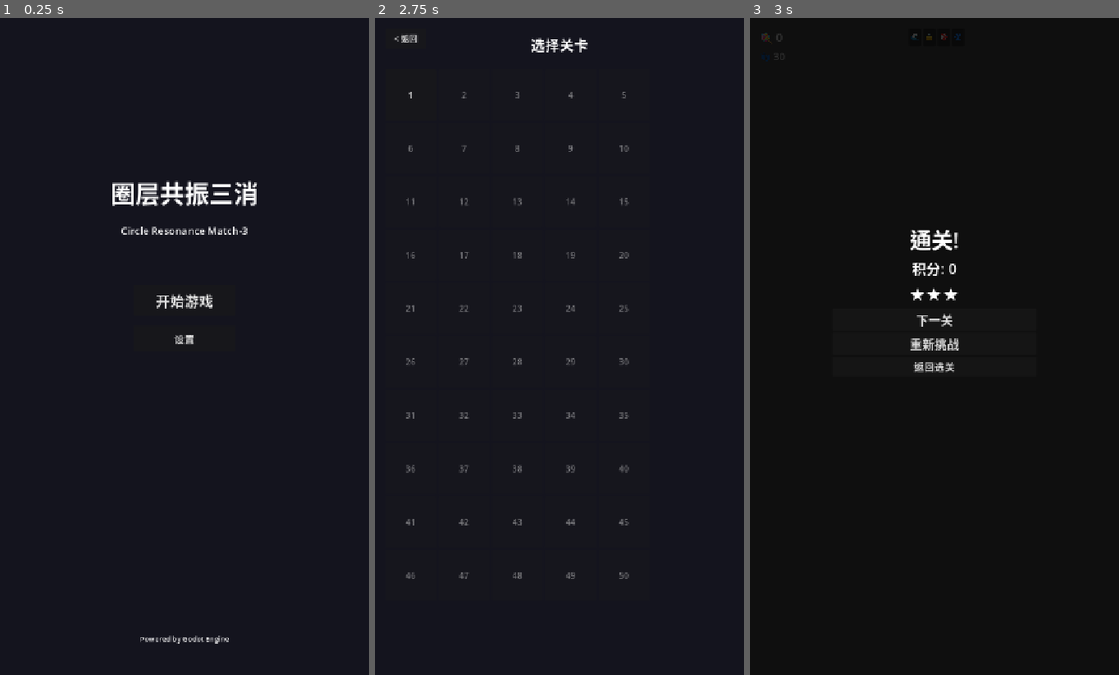
Above: before the commit, frames 1-3 (left to right).
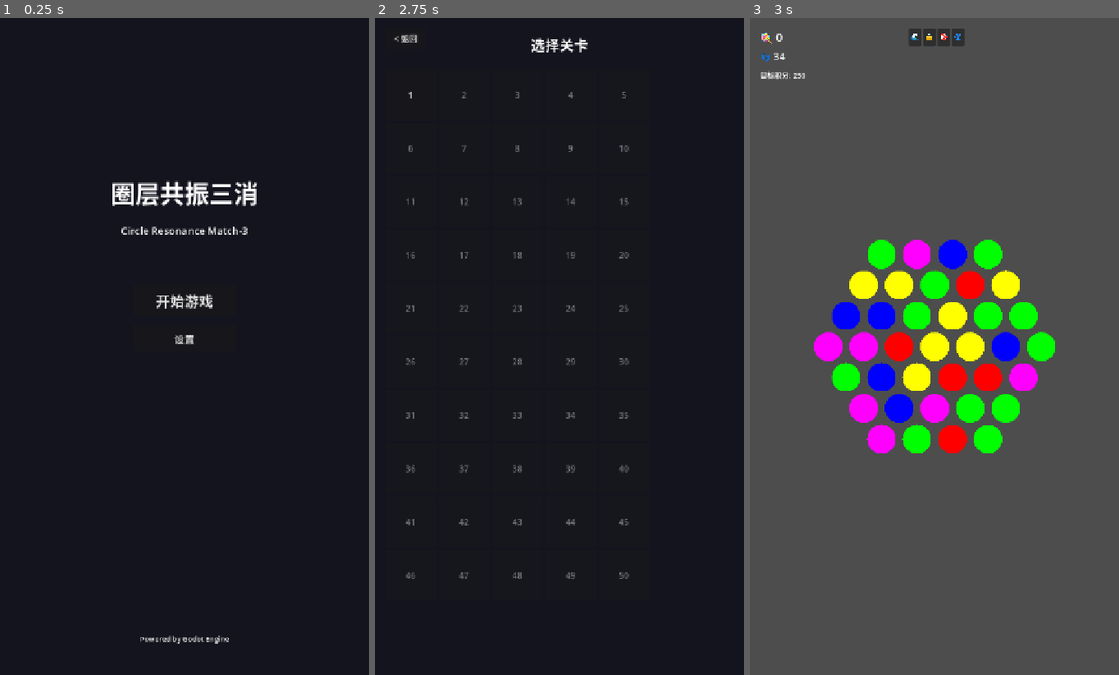
Above: after the commit, the same moments.

Repository: liguoyu1/sanxiao
Game: Godot game, scene res://scenes/main_menu.tscn
Same seed, same stepped clock (60 frames per second), same inputs: the game is played once before the commit and once after it.
Inputs:
- Up to frame 1 (0.25 s): no input
- Up to frame 2 (2.75 s): click "开始游戏" at 0.5 s; click "< 返回" at 1.25 s; click "开始游戏" at 2 s
- Up to frame 3 (3 s): click "1" at 2.75 s

Frames 1-2 are identical in both runs. In frame 3, 100% of the frame differs, in the area x 0-100%, y 0-100%.
Error before the commit: Invalid access to property or key 'action_next' on a base object of type 'ColorRect'. (res://scripts/main.gd:27)

Commit message:
fix: result_screen.tscn missing script reference on ColorRect node

Diff:
--- a/scenes/result_screen.tscn
+++ b/scenes/result_screen.tscn
@@ -3,6 +3,7 @@
 [ext_resource type="Script" path="res://scripts/result_screen.gd" id="1_rs"]
 
 [node name="ResultScreen" type="ColorRect"]
+script = ExtResource("1_rs")
 color = Color(0, 0, 0, 0.8)
 anchors_preset = 15
 anchor_right = 1.0
--- a/scripts/game_loop.gd
+++ b/scripts/game_loop.gd
@@ -4,7 +4,7 @@
 const MR = preload("res://scripts/match_resolver.gd")
 const TF = preload("res://scripts/tile_fall.gd")
 
-func _am(): return AudioManager
+func _am(): return get_node("/root/AudioManager")
 
 signal score_changed(s: int)
 signal swap_performed()
